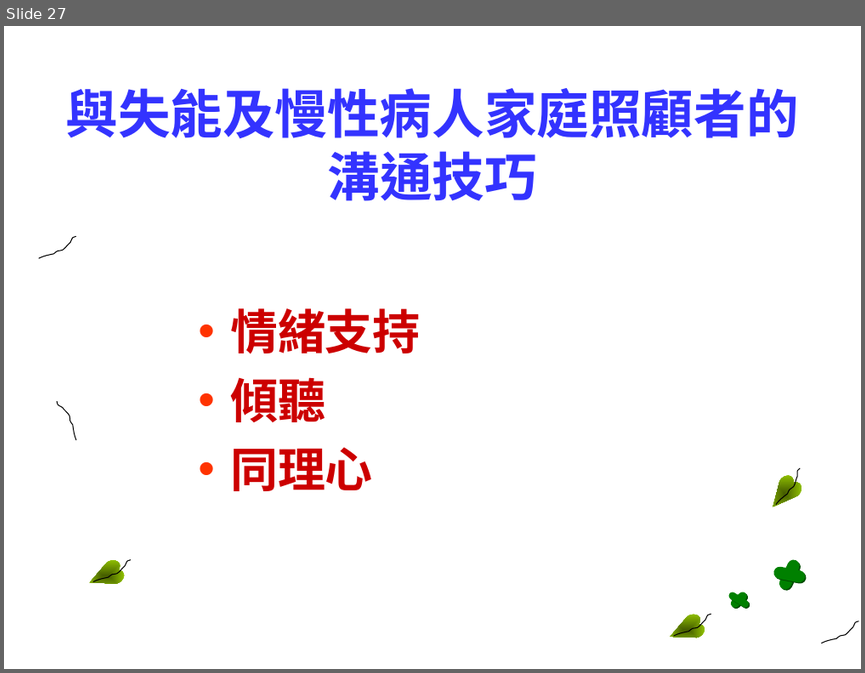
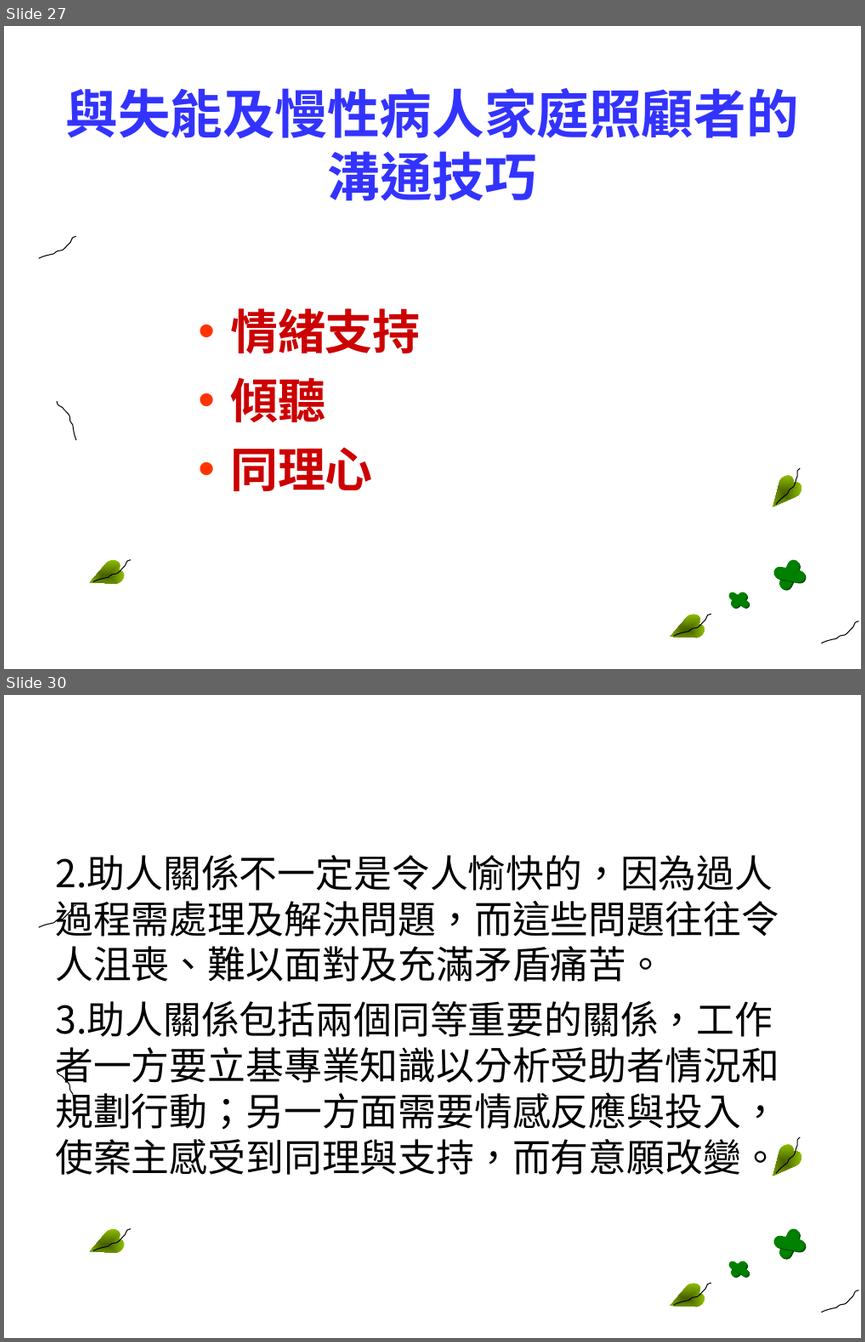
Before and after one commit to fhopecc/stxt, a slide deck: doc/tutorial/interperson.odp. Shown one above the other, each under a label of ours: slide 27 before the commit, slides 27 and 30 after it; the slides between them are not shown. The pictures are 865x673 and 865x1342 pixels, drawn with LibreOffice and Linux fonts; fonts in the diff are those of the drawing; background and template pictures are left out. Boxes give left, top, right and bottom in pixels: in the first picture for what was removed or moved away, otherwise in the second. Text is boxed around its words. In the diff, an @@ line names an element or a change of style, - is before the commit and + after.

```diff
--- a/doc/tutorial/interperson.odp
+++ b/doc/tutorial/interperson.odp
@@ slide 30 added at <box>4,695,861,1338</box>, background picture (left out); not listed: 17 template elements that a slide beside it also shows @@
@@ text added at <box>55,855,779,1176</box>, 32 pt, text #000000 @@
+2.助人關係不一定是令人愉快的，因為過人過程需處理及解決問題，而這些問題往往令人沮喪、難以面對及充滿矛盾痛苦。
+3.助人關係包括兩個同等重要的關係，工作者一方要立基專業知識以分析受助者情況和規劃行動；另一方面需要情感反應與投入，使案主感受到同理與支持，而有意願改變。
```
Also in this commit, not shown: 25 other slides changed, 5 other slides added, 4 other files.
